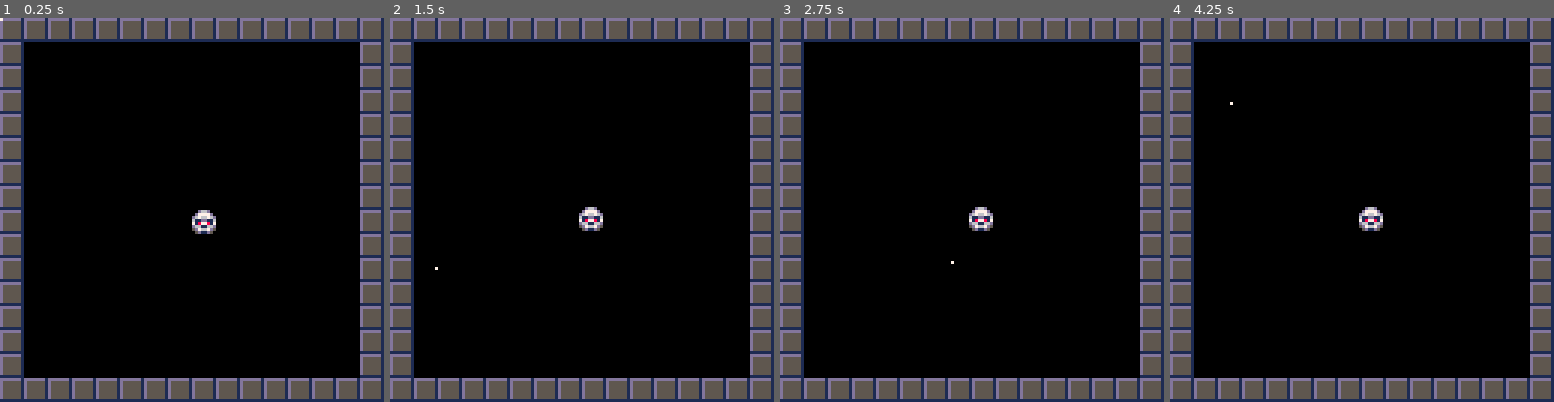
Above: before the commit, frames 1-4 (left to right).
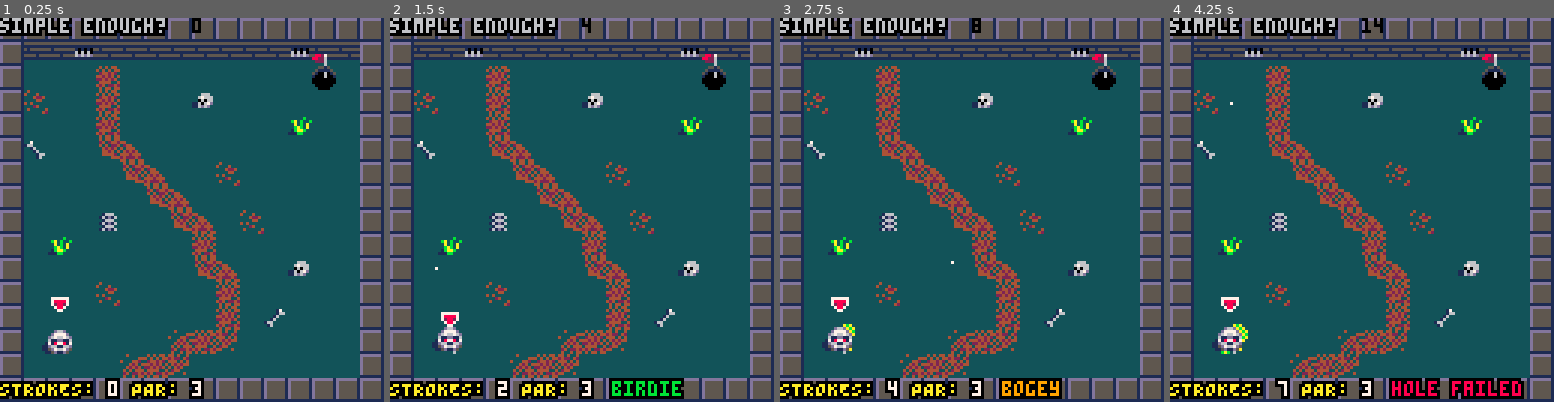
Above: after the commit, the same moments.

Repository: b4dr1ck/Pico8
Game: PICO-8 cartridge ghoul_in_one.p8
The game is run twice, just before and just after one commit, with the same random seed, the same clock (stepped at 60 frames per second) and the same inputs.
Inputs (mouse positions are in pixels of both pictures, inside the frame that each line leads up to):
- Up to frame 1 (0.25 s): no input
- Up to frame 2 (1.5 s): click (670, 121) at 0.67 s; click (436, 267) at 1.22 s
- Up to frame 3 (2.75 s): click (887, 114) at 1.77 s; click (952, 259) at 2.32 s
- Up to frame 4 (4.25 s): click (1404, 106) at 2.87 s; click (1465, 256) at 3.42 s; click (1231, 102) at 3.97 s

The runs differ from the first frame. In frame 1, 80% of the frame differs, in the area x 0-94%, y 0-100%; in frame 2, 81%; in frame 3, 81%; in frame 4, 82%.

Commit message:
EXTEND: ghoul_in_one: Map, Hud, Particles (Slime) und Grafiken erweitert

Diff:
--- a/ghoul_in_one.p8
+++ b/ghoul_in_one.p8
@@ -5,6 +5,7 @@
 -- BY BADRICK
 
 function _init()
+ init_map()
  init_mouse()
 	init_player()
 end
@@ -12,31 +13,39 @@
 function _update60()
  update_mouse()
 	update_player()
+	update_map()
 end
 
 function _draw()
  cls()
 
- map(0,0)
-
+ draw_map()
  draw_player()
  draw_mouse()
+ draw_hud()
 end
 -->8
 -- player
 
 function init_player()
+	poke(0x5f34,0x2) -- inverted draw operations
+
+	ticks=0
+
  player={
  	img=1,
- 	x=64,
- 	y=64,
+ 	x=maps[1].spawn[1]*8,
+ 	y=maps[1].spawn[2]*8,
  	xspd=0,
  	yspd=0,
  	moving=false,
  	angle=0,
  	maxspd=8,
  	spd=0,
- 	strokes=0,
+ 	w=4,
+ 	h=6,
+ 	strokes={0,0,0,0,0,0},
+ 	level=1,
  }
 
  aimline={
@@ -45,10 +54,27 @@
   c=7,
   x1=0,y1=0,x2=2,y2=0,
  }
-end
+
+ spot_radius=200
+ spot=false
+
+ arrow={x=player.x,
+ 							y=0,
+ 							visible=true
+ 							}
+
+ slime={}
+end
+
 
 function update_player()
-
+ -- ticks-counter (frames)
+	ticks+=1
+	if ticks > 1000 then
+	 ticks=0
+	end
+
+ -- cancel charge on right-click
  if mouse.b == 3 and
     not player.moving
  then
@@ -56,11 +82,11 @@
   aimline.visible = false
  end
 
- -- holding mouseb 1
+ -- holding left mouseb (1)
  if mouse.b == 1 and
-    not player.moving
+    not player.moving and
+    not spot
  then
-
  	mouse.br = 1
 
   -- set player speed and angle
@@ -82,7 +108,7 @@
  if mouse.b == 0 and
     mouse.br == 1
  then
-  player.strokes += 1
+  player.strokes[player.level] += 1
   player.moving = true
   mouse.br = 0
  end
@@ -90,6 +116,7 @@
  -- player movement
  if player.moving then
   aimline.visible = false
+  arrow.visible = false
 
   -- decrease speed
   player.spd=max(0,player.spd-0.1)
@@ -99,7 +126,7 @@
 
   -- collisions
   -- x-axis
-  if tile_collision(player.x + player.xspd, player.y,2,0)
+  if tile_collision(player.x + player.xspd, player.y,0,0)
   then
   	player.xspd = -player.xspd
   	player.angle=0.5 - player.angle
@@ -108,7 +135,7 @@
   end
 
  -- y-axis
-  if tile_collision(player.x, player.y + player.yspd,2,0)
+  if tile_collision(player.x, player.y + player.yspd,0,0)
   then
   	player.yspd = -player.yspd
   	player.angle = -player.angle
@@ -116,27 +143,99 @@
    player.y+=player.yspd
   end
 
+		-- creat slime
+		local slimex=player.x+4+randbi(-3,3)
+		local slimey=player.y+4+randbi(-3,3)
+
+		if	not tile_collision(slimex,slimey,0,1)
+		then
+	  add(slime,{x=slimex,y=slimey,ttl=600,r=randi(2)})
+	 end
+
+  -- player not moving
   if player.spd == 0 then
    player.moving = false
+   arrow.visible = true
+   arrow.x = player.x
+   arrow.y = 0
+   -- level transition
+   if tile_collision(player.x,player.y,2,1) then
+	  	spot=true
+	  	arrow.visible=false
+   end
   end
  end
-end
+
+ -- spot
+ if spot then
+  spot_radius-=3
+  if spot_radius <= 0 then
+    player.level += 1
+		  if player.level > #maps then
+		   player.level = 1
+		  end
+		  arrow.visible=true
+    player.x=maps[player.level].spawn[1]*8
+    player.y=maps[player.level].spawn[2]*8
+		  arrow.x	= player.x
+    spot=false
+    spot_radius=200
+  end
+ end
+
+ -- arrow update
+ if arrow.visible then
+	 arrow.y = player.y + sine_wave(arrow.x,4,0.05) - 10
+	end
+
+ -- update slime
+ for s in all(slime) do
+  s.ttl -= 1
+  if s.ttl <= 0 then
+   del(slime,s)
+  end
+ end
+
+ -- animation
+ if player.moving then
+  player.img=animate(player.img,1,4,0.1,true)
+ end
+end
+
 
 function draw_player()
+ -- slime
+ fillp(0b1010010110100101)
+ for s in all(slime) do
+  circfill(s.x,s.y,s.r,0xba)
+ end
+ fillp()
+
  -- player (ball)
+ ovalfill(player.x-2,player.y+4,player.x+4,player.y+7,1)
  spr(player.img,player.x,player.y)
+
+ -- arrow
+ if arrow.visible then
+  --print("\^o7ff\f1⬇️",arrow.x,arrow.y,12)
+  spr(18,arrow.x,arrow.y)
+ end
 
  -- aimline
  if aimline.visible then
    -- charge bar
-   rectfill(player.x-1,player.y-5,player.x + 9 , player.y - 3, 1)
+   rectfill(player.x-1,player.y-5,player.x + 9 , player.y - 3, 0)
    line(player.x,player.y-4,flr(player.x+player.spd),player.y-4,8)
 
    -- aimline itself
  	 line(aimline.x1,aimline.y1,aimline.x2,aimline.y2,aimline.c)
  end
 
+ -- spot
+	circfill(player.x+4,player.y+4,spot_radius,0x1800)
+
  -- debug
+ print(#slime,64,0)
 -- print(player.strokes)
 -- print(player.spd)
 end
@@ -154,8 +253,8 @@
 end
 
 function update_mouse()
- mouse.x=stat(32)
- mouse.y=stat(33)
+ mouse.x=stat(32) + cam_x
+ mouse.y=stat(33) + cam_y
  mouse.b=stat(34)
 end
 
@@ -163,6 +262,125 @@
  if not aimline.visible then
 	 circfill(mouse.x,mouse.y,0,7)
 	end
+end
+-->8
+-- maps
+
+function init_map()
+ cam_x=0
+ cam_y=0
+ maps={
+  {
+  	name="simple enough?",
+  	par=3,
+  	x=0,
+  	y=0,
+  	size=1,
+  	spawn={2,13},
+  	hole={13,2},
+  },
+  {
+  	name="stones on my way",
+  	par=3,
+  	x=1,
+  	y=0,
+  	size=1,
+  	spawn={18,13},
+  	hole={23,6},
+  },
+  {
+  	name="two walls",
+  	par=3,
+  	x=2,
+  	y=0,
+  	size=1,
+  	spawn={34,13},
+  	hole={34,3},
+  }
+ }
+	current_level=maps[1]
+	flag={
+		img=16,
+		w=8,h=8,
+		x=current_level.hole[1] * 8,
+		y=current_level.hole[2] * 8-4}
+end
+
+function update_map()
+ current_level=maps[player.level]
+ cam_x = mid(current_level.x*128, player.x - 64, current_level.x*128)
+ cam_y = mid(current_level.y*128, player.y - 64, current_level.y*128)
+
+ -- update flag position
+	flag.x=current_level.hole[1] * 8
+	flag.y=current_level.hole[2] * 8-4
+ flag.img=animate(flag.img,16,17,0.05,true)
+end
+
+function draw_map()
+ camera(cam_x,cam_y)
+
+ pal(3,131,1)
+ -- draw map
+ map(0,0)
+ -- spawnpoint
+ mset(current_level.spawn[1],
+					 current_level.spawn[2],
+					 67
+					 )
+	-- hole
+ mset(maps[player.level].hole[1],
+				 maps[player.level].hole[2],
+				 66
+				 )
+	-- draw flag
+	if aabb(player,flag,0) then
+		spr(flag.img,flag.x,flag.y-8)
+	else
+		spr(flag.img,flag.x,flag.y)
+	end
+
+end
+-->8
+-- hud
+
+local function term(strokes,par)
+ -- birdie
+ if strokes == par - 1 then
+	 return "\^o0ff\fbbirdie"
+ end
+
+ -- bogey
+ if strokes == par + 1 then
+  return "\^o0ff\f9bogey"
+ end
+
+ -- double bogey
+ if strokes == par + 2 then
+  return "\^o0ff\f8dbl 8bogey"
+ end
+
+ -- hole failed
+ if strokes > 6 then
+  return "\^o0ff\f8hole failed"
+ end
+
+ return ""
+end
+
+
+function init_hud()
+end
+
+function update_hud()
+end
+
+function draw_hud()
+	camera()
+ print("\^o0ff\f6"..current_level.name,0,0)
+ print("\^o0ff\faSTROKES: \f7" .. player.strokes[player.level].." \faPAR: \f7"..current_level.par,0,121)
+
+ print(term(player.strokes[player.level],current_level.par),74,121)
 end
 -->8
 -- utils
@@ -205,7 +423,44 @@
 	return false
 end
 
+-- aabb collisison
+function aabb(obj1,obj2,offset)
+ return(
+  obj1.x + offset < obj2.x + obj2.w - offset and
+  obj1.x + obj1.w - offset > obj2.x + offset and
+  obj1.y + offset < obj2.y + obj2.h - offset and
+  obj1.y + obj1.h - offset > obj2.y	+ offset
+ )
+end
+
 ------------------------------
+-- sine wave
+function sine_wave(x,amp,frq)
+	 local amplitude = amp
+	 local frequency = frq
+	 local speed = time() * 2
+
+	 return sin((x * frequency) + speed) * amplitude
+end
+
+------------------------------
+-- random
+function randi(v)
+	return flr(rnd(v+1))
+end
+
+function randbi(f,t)
+	return flr(rnd(t+1-f))+f
+end
+…(9 lines of a section not shown)…
 
 
 
@@ -248,22 +503,24 @@
 
 
 __gff__
-0000000000000000000000000000000000000000000000000000000000000000000000000000000000000000000000000000000000000000000000000000000001000000000000000000000000000000000000000000000000000000000000000000000000000000000000000000000000000000000000000000000000000000
+0000000000000000000000000000000000000000000000000000000000000000000000000000000000000000000000000000000000000000000000000000000001000204000000000000000000000000010000000000010000000000000000000000000000000000000000000000000000000000000000000000000000000000
 0000000000000000000000000000000000000000000000000000000000000000000000000000000000000000000000000000000000000000000000000000000000000000000000000000000000000000000000000000000000000000000000000000000000000000000000000000000000000000000000000000000000000000
 __map__
-4040404040404040404040404040404000000000000000000000000000000000000000000000000000000000000000000000000000000000000000000000000000000000000000000000000000000000000000000000000000000000000000000000000000000000000000000000000000000000000000000000000000000000
-4050505050505050505050505050504000000000000000000000000000000000000000000000000000000000000000000000000000000000000000000000000000000000000000000000000000000000000000000000000000000000000000000000000000000000000000000000000000000000000000000000000000000000
-4050505050505050505050505050504000000000000000000000000000000000000000000000000000000000000000000000000000000000000000000000000000000000000000000000000000000000000000000000000000000000000000000000000000000000000000000000000000000000000000000000000000000000
-4050505050505050505050505050504000000000000000000000000000000000000000000000000000000000000000000000000000000000000000000000000000000000000000000000000000000000000000000000000000000000000000000000000000000000000000000000000000000000000000000000000000000000
-4050505050505050505050505050504000000000000000000000000000000000000000000000000000000000000000000000000000000000000000000000000000000000000000000000000000000000000000000000000000000000000000000000000000000000000000000000000000000000000000000000000000000000
-4050505050505050505050505050504000000000000000000000000000000000000000000000000000000000000000000000000000000000000000000000000000000000000000000000000000000000000000000000000000000000000000000000000000000000000000000000000000000000000000000000000000000000
-4050505050505050505050505050504000000000000000000000000000000000000000000000000000000000000000000000000000000000000000000000000000000000000000000000000000000000000000000000000000000000000000000000000000000000000000000000000000000000000000000000000000000000
-4050505050505050505050505050504000000000000000000000000000000000000000000000000000000000000000000000000000000000000000000000000000000000000000000000000000000000000000000000000000000000000000000000000000000000000000000000000000000000000000000000000000000000
-4050505050505050505050505050504000000000000000000000000000000000000000000000000000000000000000000000000000000000000000000000000000000000000000000000000000000000000000000000000000000000000000000000000000000000000000000000000000000000000000000000000000000000
-4050505050505050505050505050504000000000000000000000000000000000000000000000000000000000000000000000000000000000000000000000000000000000000000000000000000000000000000000000000000000000000000000000000000000000000000000000000000000000000000000000000000000000
-4050505050505050505050505050504000000000000000000000000000000000000000000000000000000000000000000000000000000000000000000000000000000000000000000000000000000000000000000000000000000000000000000000000000000000000000000000000000000000000000000000000000000000
-4050505050505050505050505050504000000000000000000000000000000000000000000000000000000000000000000000000000000000000000000000000000000000000000000000000000000000000000000000000000000000000000000000000000000000000000000000000000000000000000000000000000000000
-4050505050505050505050505050504000000000000000000000000000000000000000000000000000000000000000000000000000000000000000000000000000000000000000000000000000000000000000000000000000000000000000000000000000000000000000000000000000000000000000000000000000000000
-4050505050505050505050505050504000000000000000000000000000000000000000000000000000000000000000000000000000000000000000000000000000000000000000000000000000000000000000000000000000000000000000000000000000000000000000000000000000000000000000000000000000000000
-4050505050505050505050505050504000000000000000000000000000000000000000000000000000000000000000000000000000000000000000000000000000000000000000000000000000000000000000000000000000000000000000000000000000000000000000000000000000000000000000000000000000000000
-4040404040404040404040404040404000000000000000000000000000000000000000000000000000000000000000000000000000000000000000000000000000000000000000000000000000000000000000000000000000000000000000000000000000000000000000000000000000000000000000000000000000000000
+4040404040404040404040404040404040404040404040404040404040404040404040404040404040404040404040400000000000000000000000000000000000000000000000000000000000000000000000000000000000000000000000000000000000000000000000000000000000000000000000000000000000000000
+4044444544444444444444444544444040444445444444444444444445444440404444454444444444444444454444400000000000000000000000000000000000000000000000000000000000000000000000000000000000000000000000000000000000000000000000000000000000000000000000000000000000000000
+4041414147414141414141414141414040414141414141514141414141414140404646474747474747504747474941400000000000000000000000000000000000000000000000000000000000000000000000000000000000000000000000000000000000000000000000000000000000000000000000000000000000000000
+4046414147414141524141414141414040414141464141414141415041414140404746474641415141414141414b47400000000000000000000000000000000000000000000000000000000000000000000000000000000000000000000000000000000000000000000000000000000000000000000000000000000000000000
+4041414147414141414141415141414040415041414141414141414141414140404747474740404040404040404040400000000000000000000000000000000000000000000000000000000000000000000000000000000000000000000000000000000000000000000000000000000000000000000000000000000000000000
+405541414b494141414141414141414040414141414141414847474747494140404747464144444444444444444444400000000000000000000000000000000000000000000000000000000000000000000000000000000000000000000000000000000000000000000000000000000000000000000000000000000000000000
+40414141414b49414146414141414140404141524141504147414141414b4740404747414141484747474747495541400000000000000000000000000000000000000000000000000000000000000000000000000000000000000000000000000000000000000000000000000000000000000000000000000000000000000000
+4041414141414b49414141414141414040415041414141484a4150464141414040414b4747474a51564141414b4941400000000000000000000000000000000000000000000000000000000000000000000000000000000000000000000000000000000000000000000000000000000000000000000000000000000000000000
+404141415441414b494146414141414040414141414141474141414141414140404141414146414152414641504741400000000000000000000000000000000000000000000000000000000000000000000000000000000000000000000000000000000000000000000000000000000000000000000000000000000000000000
+404151414141414147414141414141404041414141504147414141414153414040414c504141414146414141414741400000000000000000000000000000000000000000000000000000000000000000000000000000000000000000000000000000000000000000000000000000000000000000000000000000000000000000
+40414141414141414b49414152414140404941414141484a4150414c41414140404141414146414141414146414741400000000000000000000000000000000000000000000000000000000000000000000000000000000000000000000000000000000000000000000000000000000000000000000000000000000000000000
+404141414641414141474141414141404047474747474a414141414141414140404040404040404040404141484a41400000000000000000000000000000000000000000000000000000000000000000000000000000000000000000000000000000000000000000000000000000000000000000000000000000000000000000
+40414141414141414147415341414140404141415041414641415141415041404044444444444444444441484a5141400000000000000000000000000000000000000000000000000000000000000000000000000000000000000000000000000000000000000000000000000000000000000000000000000000000000000000
+4041414141414148474a4141414141404041414141414141414141414141414040414148474749464141484a415341400000000000000000000000000000000000000000000000000000000000000000000000000000000000000000000000000000000000000000000000000000000000000000000000000000000000000000
+404141414148474a41414141414141404041414141414141414141414141414040414c41414b474746414141414c41400000000000000000000000000000000000000000000000000000000000000000000000000000000000000000000000000000000000000000000000000000000000000000000000000000000000000000
+4040404040404040404040404040404040404040404040404040404040404040404040404040404040404040404040400000000000000000000000000000000000000000000000000000000000000000000000000000000000000000000000000000000000000000000000000000000000000000000000000000000000000000
+
+
Not shown, changed: 32 lines of the sprite sheet (__gfx__) section of ghoul_in_one.p8
Not shown, changed: the sound effects (__sfx__) section of ghoul_in_one.p8
